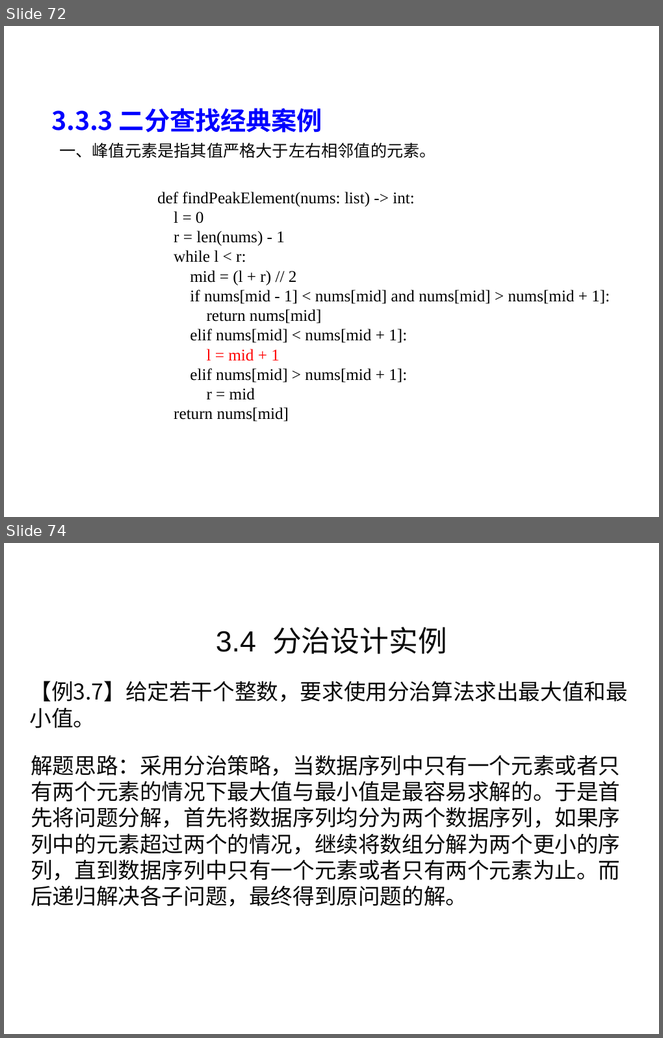
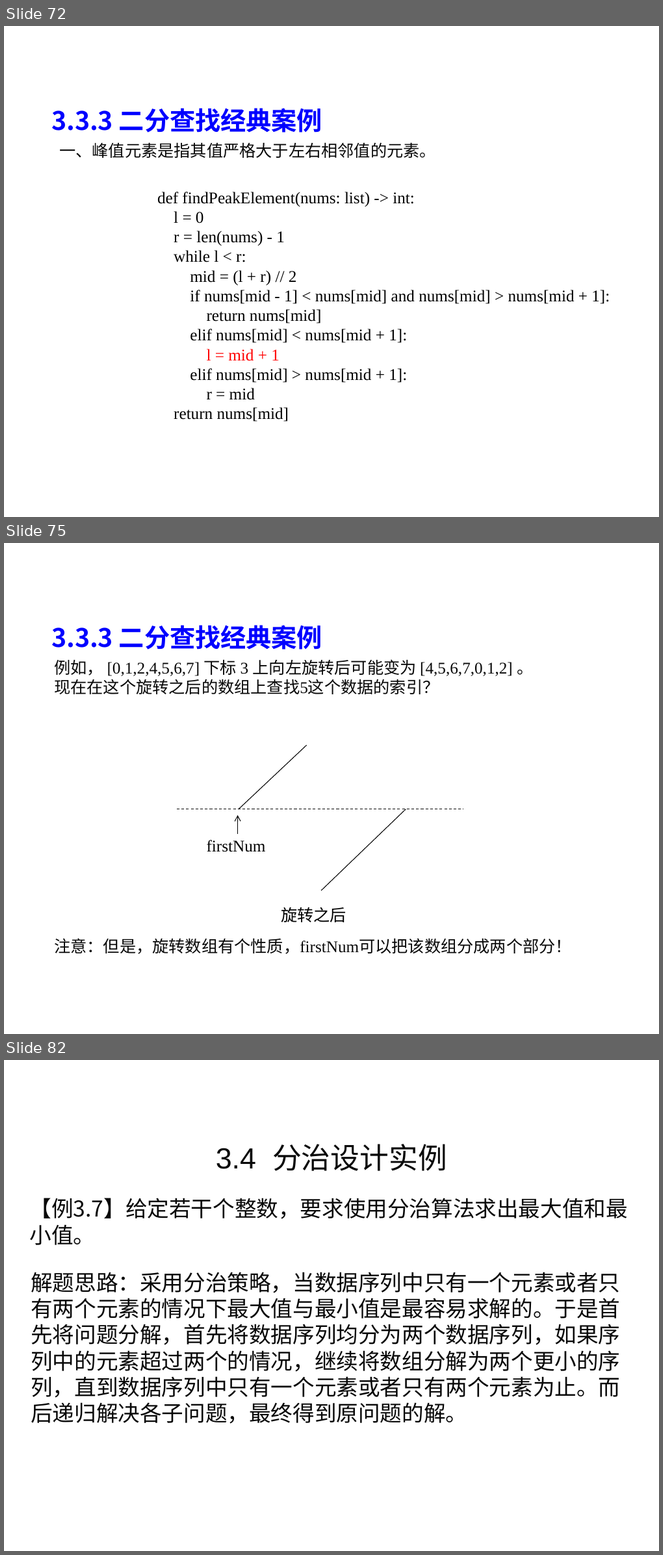
Before and after one commit to liutongling/DP, a slide deck: file/第3章 分治法计.pptx. Shown one above the other, each under a label of ours: slides 72 and 74 before the commit, slides 72, 75 and 82 after it; the slides between them are not shown. The pictures are 663x1038 and 663x1555 pixels, drawn with LibreOffice and Linux fonts; fonts in the diff are those of the drawing; background and template pictures are left out. Boxes give left, top, right and bottom in pixels: in the first picture for what was removed or moved away, otherwise in the second. Text is boxed around its words. In the diff, an @@ line names an element or a change of style, - is before the commit and + after.

```diff
--- a/file/第3章 分治法计.pptx
+++ b/file/第3章 分治法计.pptx
@@ slide 75 added at [4, 543, 659, 1034], background #FFFFFF @@
@@ text added at [51, 625, 322, 650], 28 pt, text #0000FF, bold @@
+3.3.3 二分查找经典案例
@@ text added at [54, 659, 533, 694], 18 pt, text #080808 @@
+例如， [0,1,2,4,5,6,7] 下标 3 上向左旋转后可能变为 [4,5,6,7,0,1,2] 。
+现在在这个旋转之后的数组上查找5这个数据的索引？
@@ line added from (239, 809) to (307, 745), #000000 0.75 pt @@
@@ line added from (177, 809) to (464, 809), #000000 0.75 pt dashed @@
@@ arrow added from (238, 835) to (238, 815), #000000 0.75 pt @@
@@ line added from (321, 891) to (406, 809), #000000 0.75 pt @@
@@ text added at [207, 840, 266, 852], 18 pt, text #000000 @@
+firstNum
@@ text added at [281, 908, 347, 923], 18 pt, text #000000 @@
+旋转之后
@@ text added at [54, 938, 572, 954], 18 pt, text #080808 @@
+注意：但是，旋转数组有个性质，firstNum可以把该数组分成两个部分！
@@ what was slide 74 is now slide 82 @@
```
Also in this commit, not shown: 2 slides changed, 7 other slides added, 2 other files.
